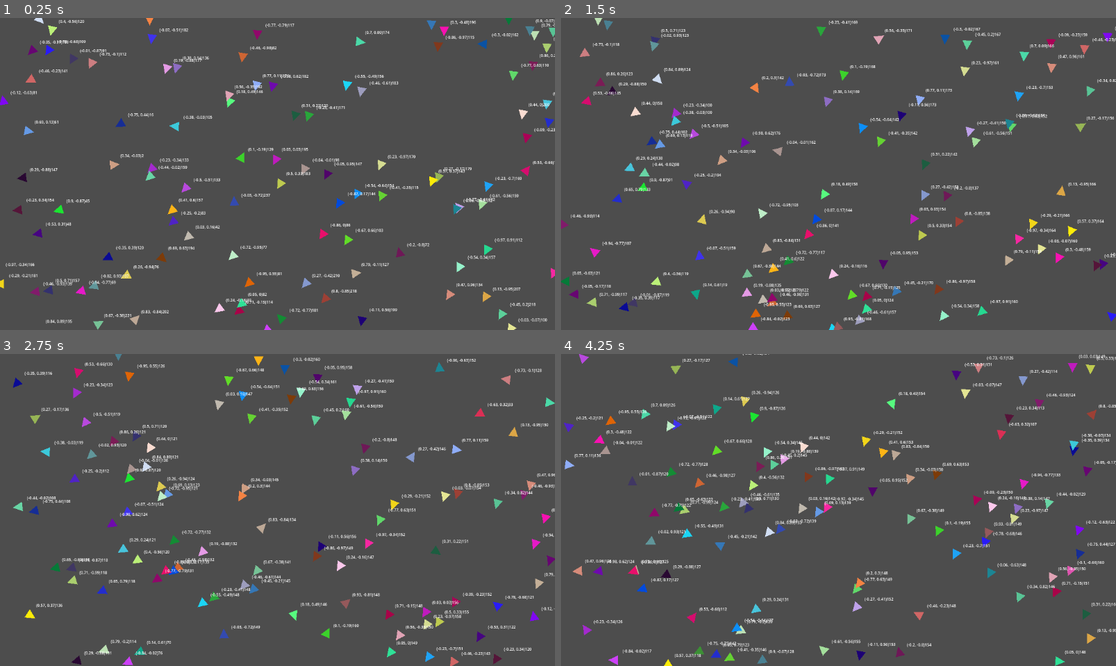
Above: before the commit, frames 1-4 (two rows, left to right).
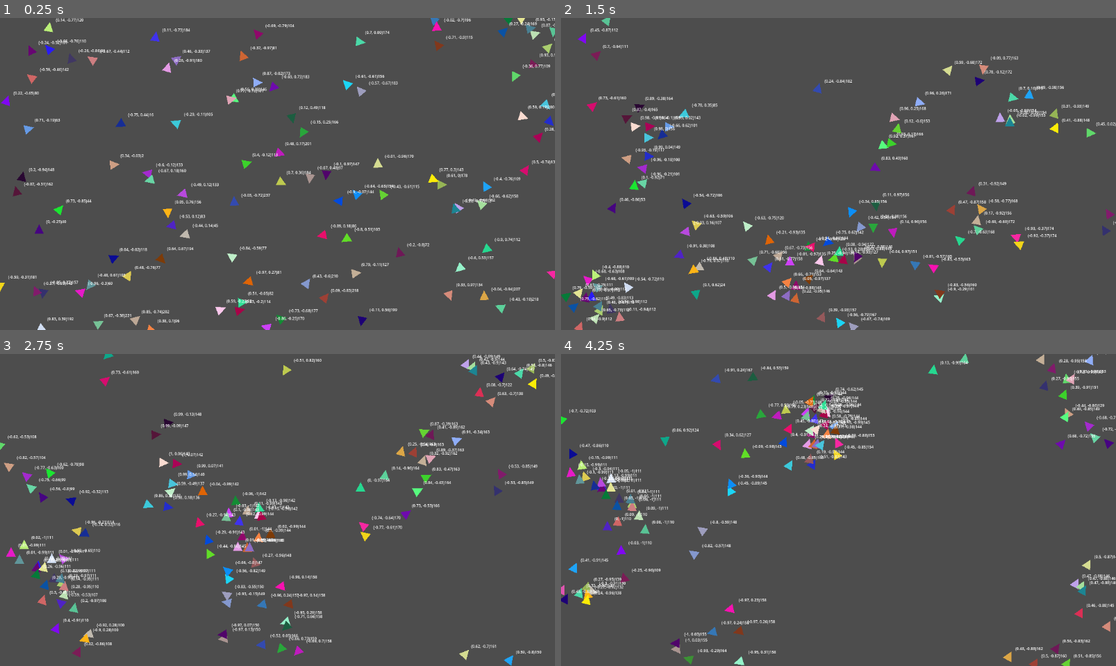
Above: after the commit, the same moments.

Repository: xv-k/BoidTest
Game: Godot game, scene res://world.tscn
Same seed, same stepped clock (60 frames per second), same inputs: the game is played once before the commit and once after it.
Inputs (mouse positions are in pixels of both pictures, inside the frame that each line leads up to):
- Up to frame 1 (0.25 s): no input
- Up to frame 2 (1.5 s): move the mouse to (960, 158) at 0.52 s; click (960, 158) at 0.6 s; move the mouse to (727, 189) at 1.27 s; click (727, 189) at 1.35 s
- Up to frame 3 (2.75 s): move the mouse to (333, 441) at 2.02 s; click (333, 441) at 2.1 s
- Up to frame 4 (4.25 s): move the mouse to (810, 572) at 2.77 s; click (810, 572) at 2.85 s; move the mouse to (1005, 556) at 3.52 s; click (1005, 556) at 3.6 s

The runs differ from the first frame. In frame 1, 6.2% of the frame differs, in the area x 0-100%, y 0-100%; in frame 2, 11%; in frame 3, 11%; in frame 4, 11%.

Commit message:
cant seem to get cohesion and slignment seperated (collision is off here)

Diff:
--- a/boid.gd
+++ b/boid.gd
@@ -4,10 +4,8 @@
 @onready var polygon_2d := $Polygon2D
 @onready var label = $Label
 
-@onready var ray_folder := $RayFolder.get_children()
 var boids_in_range := []
 
-#TODO
 var max_speed = 250
 var speed : float
 var screen_size : Vector2
@@ -26,7 +24,7 @@
 	polygon_2d.color = Color(randf_range(0,1),randf_range(0,1),randf_range(0,1),1)
 
 func _physics_process(_delta):
-	if speed > max_speed: speed = max_speed
+	#if speed > max_speed: speed = max_speed
 	#velocity is the direction multiplied with the speed
 	velocity = direction.normalized() * speed
 	#rotation is the direction but then an angle in radiants (and because the triangle sprite faces up we turn it 90° or Pi/2)
@@ -65,43 +63,44 @@
 		for boid in boids_in_range:
 			avgDir += boid.direction
 			avgSpeed += boid.speed
-			#avoid_collision -= (position - boid.position) * (50 / (position - boid.position).length())
-			#print(position)
-			#print(boid.position)
-			#print((position - boid.position).length())
+
 		avgDir = avgDir / boids_in_range.size()
 		avgSpeed = avgSpeed / boids_in_range.size()
-		#normalise the average direction
-		#avgDir = avgDir.normalized()
+
+		#with a steering variable, direction is not set to the avg dirtection directly, but to a point in between
+		var steering = direction + avgDir
+
 		#set this direction to a value between the average direction and this direction
 		#last parameter is the percantage of how much the direction is changed (speed of turning in that direction)
 		#direction = lerp(direction, avgDir, 0.05)
-		look_at(avgDir.orthogonal())
-		#direction = direction + avgDir
+		direction = lerp(direction, steering.normalized(), 0.05)
 		speed = lerp(speed, avgSpeed, 0.05)
-
-		#steering according to reinolds is desired - current
-		#direction = avgDir - direction
-		#speed = avgSpeed - speed
 
 func cohesion():
 	#only if there are boids in range
 	if boids_in_range.size() > 0:
-		var avgPosition = Vector2.ZERO
-		var avgSpeed = 0
-		#loop over all boids in range and add their positions
+		#we "align" their directions and their speed (= together their velocity)
+		var avgPos = Vector2.ZERO
+		#var avgSpeed = 0
+
+		#loop over all boids in range and add their directions
 		for boid in boids_in_range:
-			avgPosition += boid.position
-			avgSpeed += boid.speed
-		avgPosition = avgPosition / boids_in_range.size()
-		avgSpeed = avgSpeed / boids_in_range.size()
-		#normalise the average direction
-		#avgDir = avgDir.normalized()
+			avgPos += boid.position
+			#avgSpeed += boid.speed
+
+		avgPos = avgPos / boids_in_range.size()
+		#avgSpeed = avgSpeed / boids_in_range.size()
+
+		#with a steering variable, direction is not set to the avg dirtection directly, but to a point in between
+		var steering = direction + avgPos
+
 		#set this direction to a value between the average direction and this direction
 		#last parameter is the percantage of how much the direction is changed (speed of turning in that direction)
-		#var steering = position - avgPosition
-		direction = lerp(position, avgPosition, 0.4)
-		speed = lerp(speed, avgSpeed, 0.05)
+		#direction = lerp(direction, avgDir, 0.05)
+		position = lerp(position, avgPos, 0.05)
+		#speed = lerp(speed, avgSpeed, 0.05)
+	#cohesion is achieved with alignment?
+	#TODO need to separate this out
 
 func _on_area_2d_area_entered(area):
 	#add the boid to the array
--- a/boid.tscn
+++ b/boid.tscn
@@ -27,25 +27,6 @@
 shape = SubResource("CircleShape2D_m3b3n")
 debug_color = Color(0.912647, 9.31811e-05, 0.722477, 0.42)
 
-[node name="RayFolder" type="Node2D" parent="."]
-position = Vector2(-1, 0)
-
-[node name="RayCast2D_Front2" type="RayCast2D" parent="RayFolder"]
-position = Vector2(3, -5)
-target_position = Vector2(5, -50)
-
-[node name="RayCast2D_Front1" type="RayCast2D" parent="RayFolder"]
-position = Vector2(-3, -5)
-target_position = Vector2(-5, -54)
-
-[node name="RayCast2D_SideL" type="RayCast2D" parent="RayFolder"]
-position = Vector2(-3, -5)
-target_position = Vector2(-28, -10)
-
-[node name="RayCast2D_SideR" type="RayCast2D" parent="RayFolder"]
-position = Vector2(3, -5)
-target_position = Vector2(28, -10)
-
 [node name="Label" type="Label" parent="."]
 top_level = true
 offset_left = 22.0
